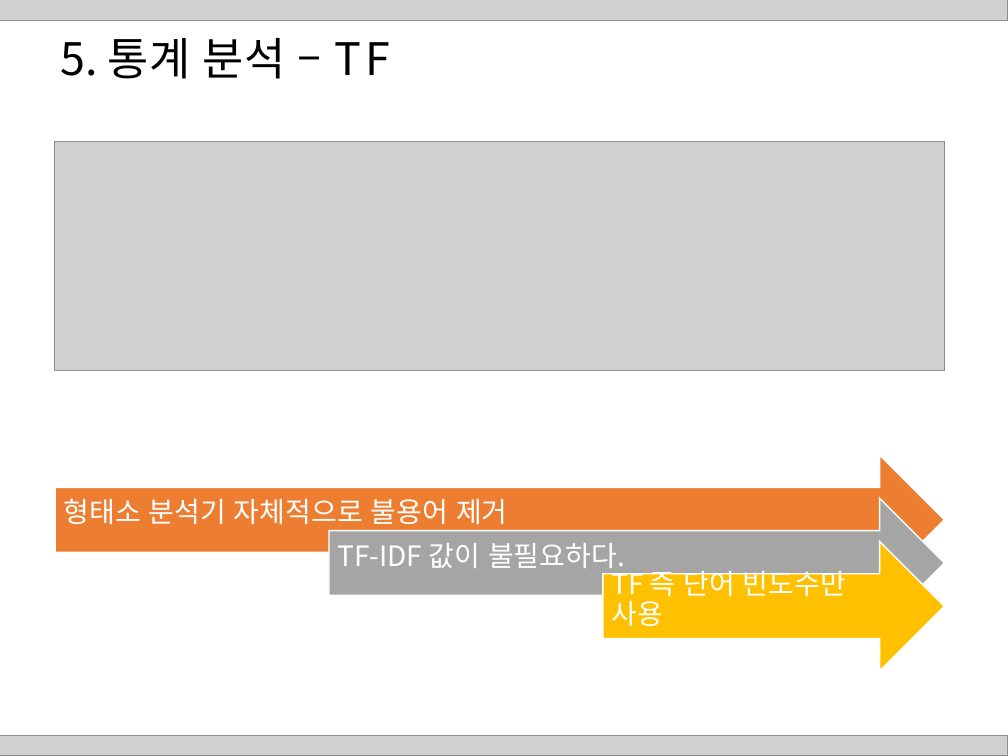
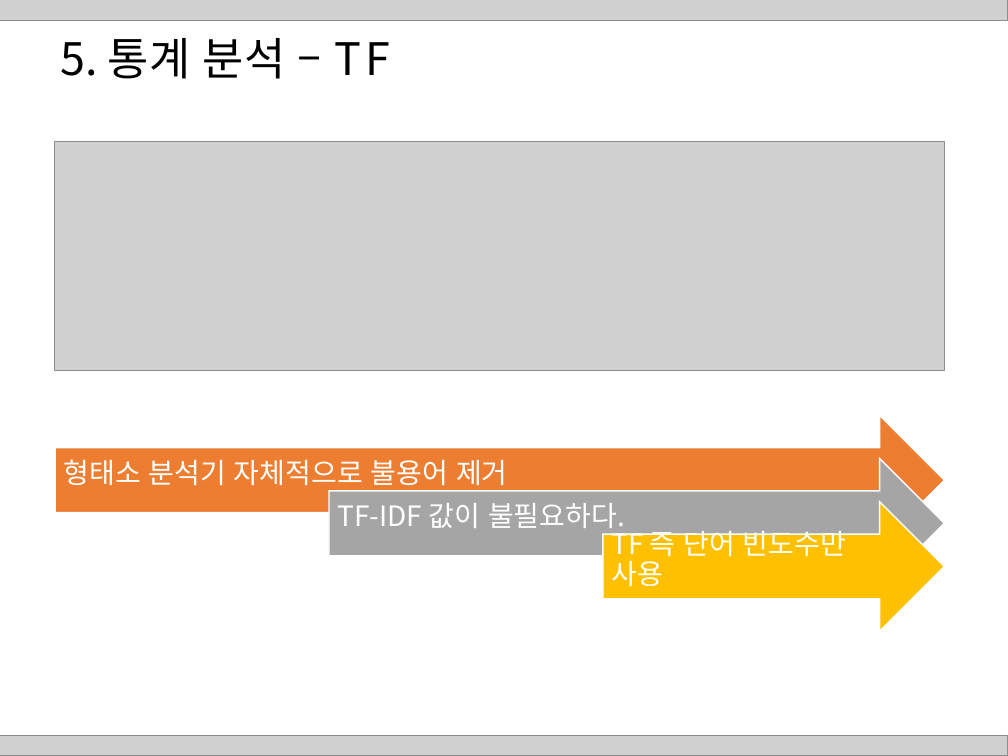
Before and after one commit to HaYongdae/issuewhatshow, a slide deck: slide 18 of doc/최종 PPT.pptx. Drawn at 1008x756 pixels with LibreOffice and Linux fonts; fonts in the diff are those of the drawing; grey boxes stand for pictures. Boxes give left, top, right and bottom in pixels: in the first picture for what was removed or moved away, otherwise in the second. Text is boxed around its words. In the diff, an @@ line names an element or a change of style, - is before the commit and + after.

```diff
--- a/doc/최종 PPT.pptx
+++ b/doc/최종 PPT.pptx
@@ 3 texts, 3 right arrows: place and size @@
-3 texts, 3 right arrows at box(55, 455, 944, 670)
+3 texts, 3 right arrows at box(55, 415, 944, 631)
```
Also in this commit, not shown: 13 other slides changed, 1 slide added, 1 slide removed.
